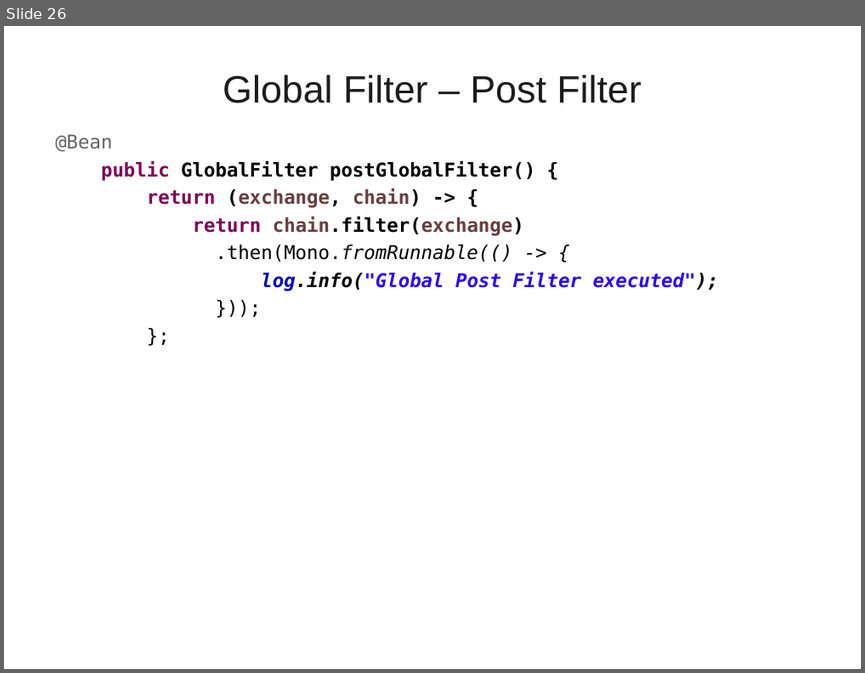
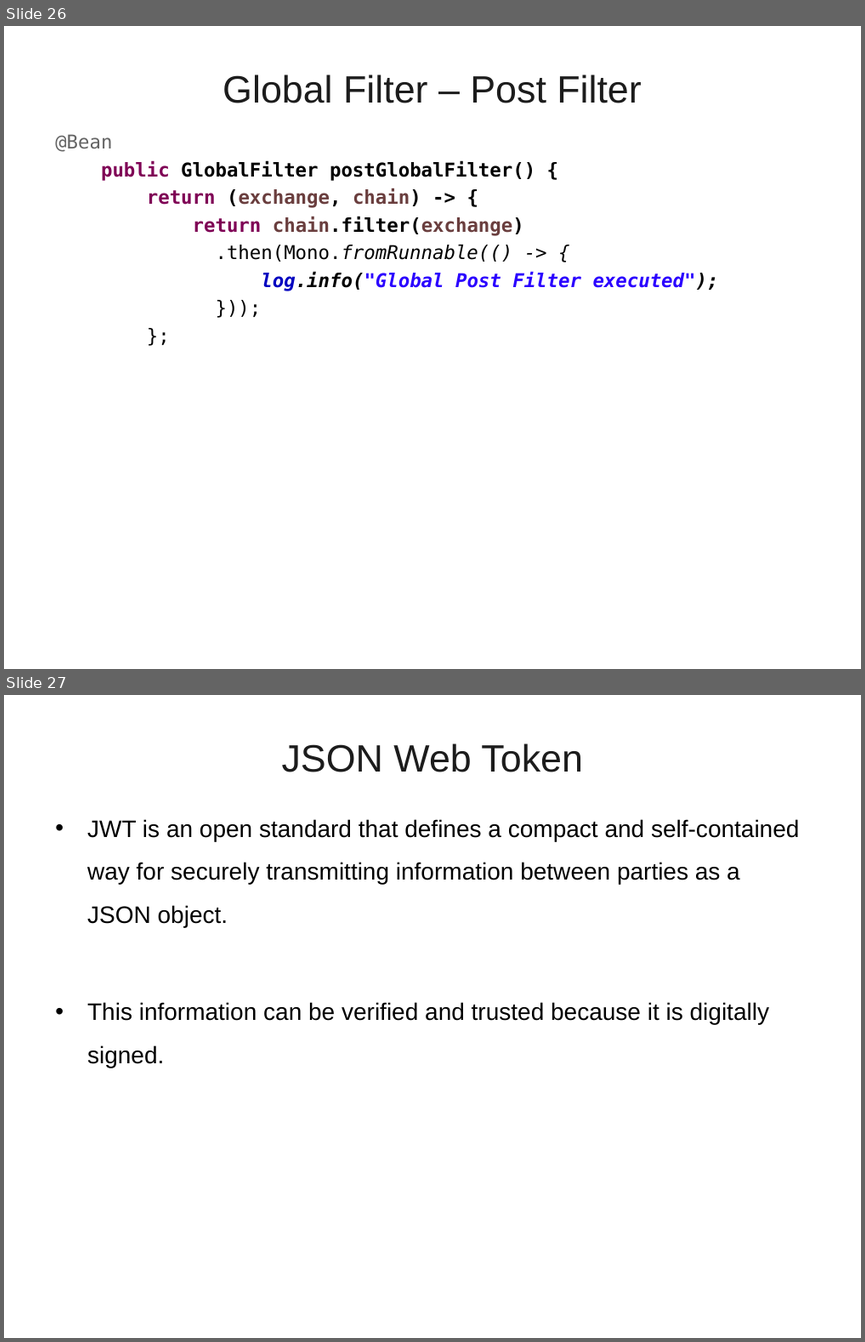
Before and after one commit to vatsanTraining/freshers_dec_2021, a slide deck: MicroService_Module_2.ppt. Shown one above the other, each under a label of ours: slide 26 before the commit, slides 26 and 27 after it. The pictures are 865x673 and 865x1342 pixels, drawn with LibreOffice and Linux fonts; fonts in the diff are those of the drawing; background and template pictures are left out. Boxes give left, top, right and bottom in pixels: in the first picture for what was removed or moved away, otherwise in the second. Text is boxed around its words. In the diff, an @@ line names an element or a change of style, - is before the commit and + after.

```diff
--- a/MicroService_Module_2.ppt
+++ b/MicroService_Module_2.ppt
@@ slide 27 added at bbox=[4, 695, 861, 1338], background picture (left out) @@
@@ title added at bbox=[282, 743, 583, 772], 32 pt, text #1C1C1C @@
+JSON Web Token
@@ text added at bbox=[87, 819, 799, 1067], 20 pt, text #000000 @@
+• JWT is an open standard that defines a compact and self-contained way for securely transmitting information between parties as a JSON object.
+• This information can be verified and trusted because it is digitally signed.
```
Also in this commit, not shown: 44 other slides added.
